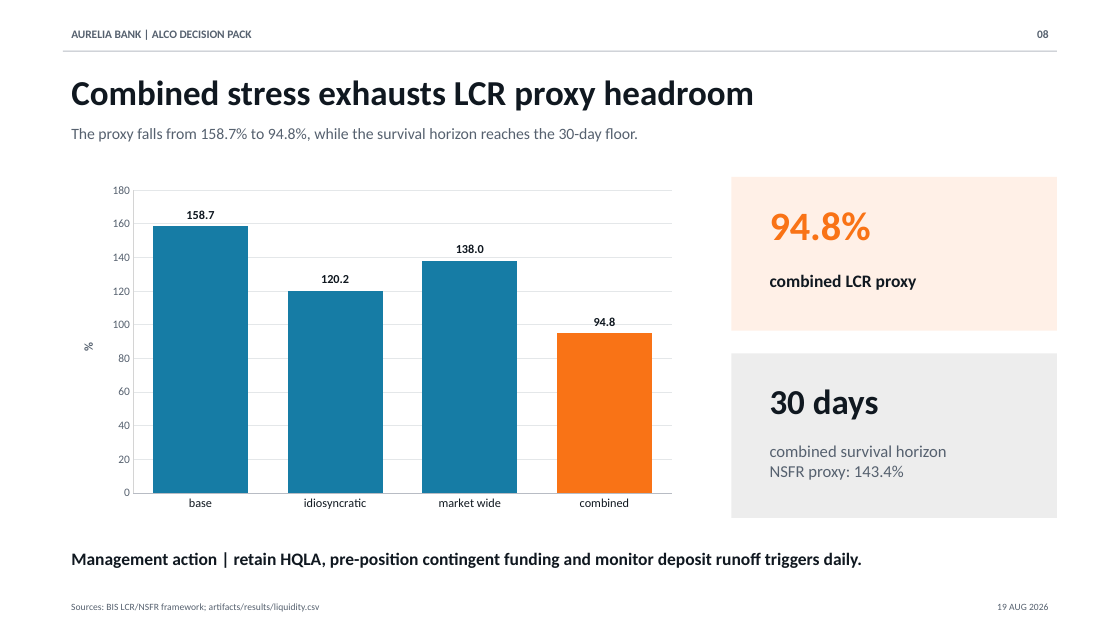
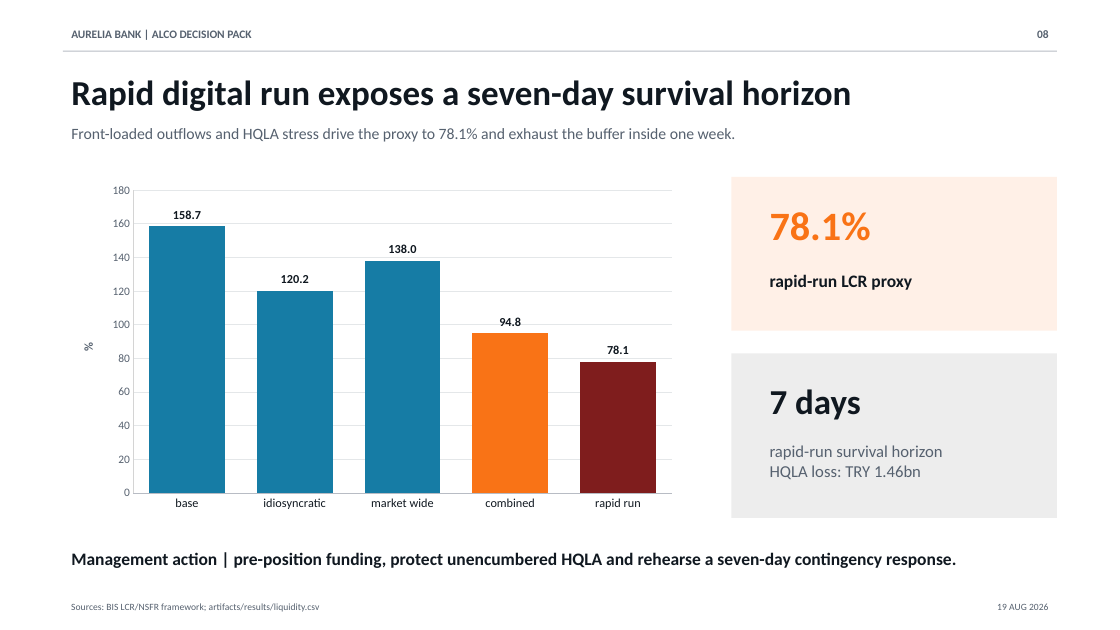
Before and after one commit to muratmiracg-dev/aurelia-bank-treasury-alm-risk-control-tower, a slide deck: slide 8 of presentation/Aurelia_Bank_ALM_Executive_Deck_EN.pptx. Drawn at 1120x630 pixels with LibreOffice and Linux fonts; fonts in the diff are those of the drawing. Boxes give left, top, right and bottom in pixels: in the first picture for what was removed or moved away, otherwise in the second. Text is boxed around its words. In the diff, an @@ line names an element or a change of style, - is before the commit and + after.

Commit message:
feat: add rapid digital-run liquidity stress scenario (#2)
Add a severe exploratory deposit-run scenario with front-loaded outflows, scenario-specific HQLA market-value shocks, a seven-day survival horizon, expanded validation, and refreshed ALCO deliverables.

```diff
--- a/presentation/Aurelia_Bank_ALM_Executive_Deck_EN.pptx
+++ b/presentation/Aurelia_Bank_ALM_Executive_Deck_EN.pptx
@@ text at bbox=[71, 80, 851, 111]: text changed @@
-Combined stress exhausts LCR proxy headroom
+Rapid digital run exposes a seven-day survival horizon
@@ text at bbox=[71, 128, 736, 142]: text changed @@
-The proxy falls from 158.7% to 94.8%, while the survival horizon reaches the 30-day floor.
+Front-loaded outflows and HQLA stress drive the proxy to 78.1% and exhaust the buffer inside one week.
@@ column chart at bbox=[63, 176, 685, 518] @@
-categories: base, idiosyncratic, market wide, combined
+categories: base, idiosyncratic, market wide, combined, rapid run
-Series 1: 158.721676, 120.218579, 138.049642, 94.833642
+Series 1: 158.721676, 120.218579, 138.049642, 94.833642, 78.091516
@@ text at bbox=[770, 212, 871, 241]: text changed @@
-94.8%
+78.1%
@@ text at bbox=[770, 274, 912, 290]: text changed @@
-combined LCR proxy
+rapid-run LCR proxy
@@ text at bbox=[770, 389, 861, 420]: text changed @@
-30 days
+7 days
@@ text at bbox=[770, 445, 943, 479]: text changed @@
-combined survival horizon
-NSFR proxy: 143.4%
+rapid-run survival horizon
+HQLA loss: TRY 1.46bn
@@ text at bbox=[71, 552, 956, 568]: text changed @@
-Management action | retain HQLA, pre-position contingent funding and monitor deposit runoff triggers daily.
+Management action | pre-position funding, protect unencumbered HQLA and rehearse a seven-day contingency response.
```
Also in this commit, not shown: 3 other slides changed, 38 other files.
